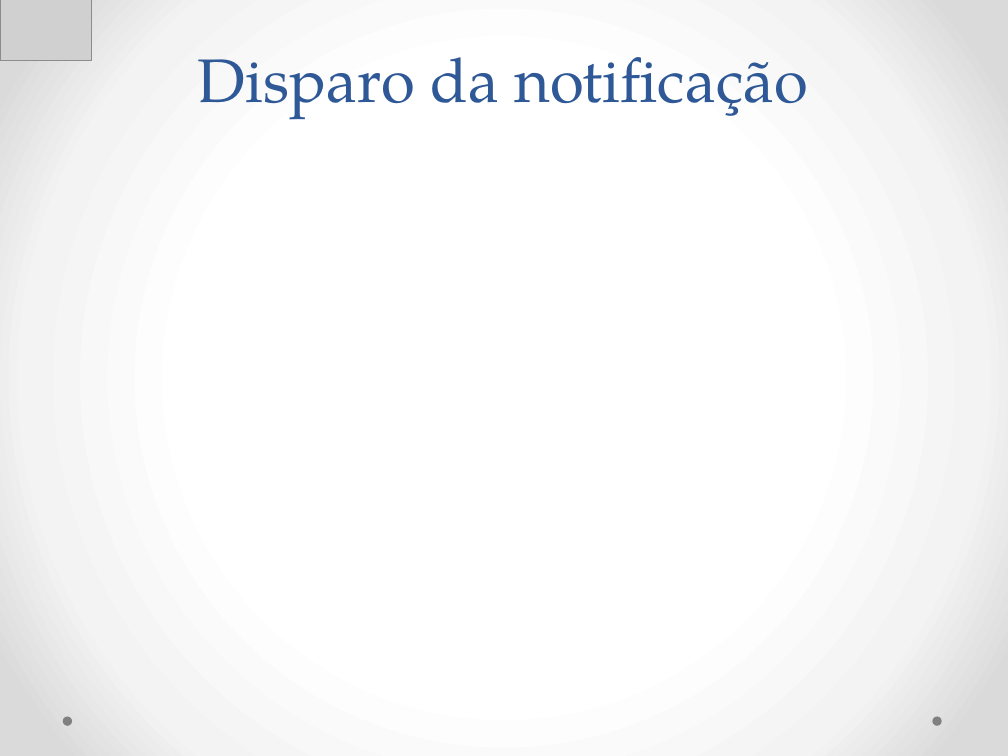
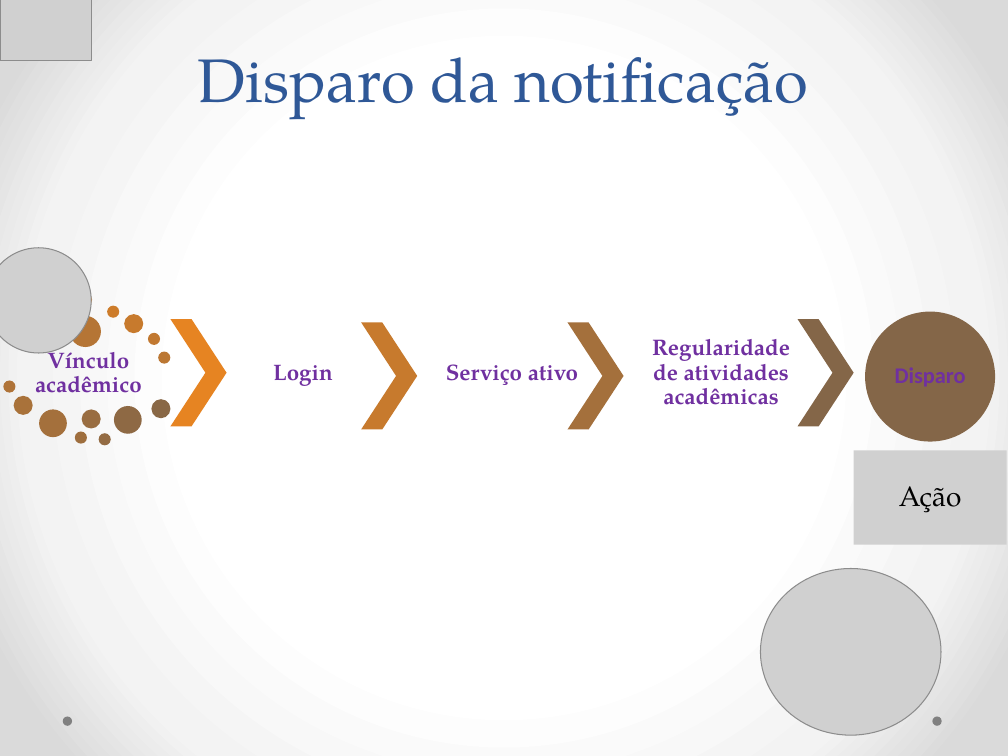
Before and after one commit to Neimarmg/TCC, a slide deck: slide 7 of Ppt.pptx. Drawn at 1008x756 pixels with LibreOffice and Linux fonts; fonts in the diff are those of the drawing; grey boxes stand for pictures. Boxes give left, top, right and bottom in pixels: in the first picture for what was removed or moved away, otherwise in the second. Text is boxed around its words. In the diff, an @@ line names an element or a change of style, - is before the commit and + after.

Commit message:
finalziação do conceito da aplicação

```diff
--- a/Ppt.pptx
+++ b/Ppt.pptx
@@ picture added at bbox=[0, 248, 91, 353] @@
@@ group added at bbox=[3, 293, 1007, 545]: 19 ellipses, 5 texts, 4 chevrons, 1 picture @@
+Vínculo acadêmico
+Login
+Serviço ativo
+Regularidade de atividades acadêmicas
+Ação
@@ picture added at bbox=[760, 569, 940, 735] @@
```
